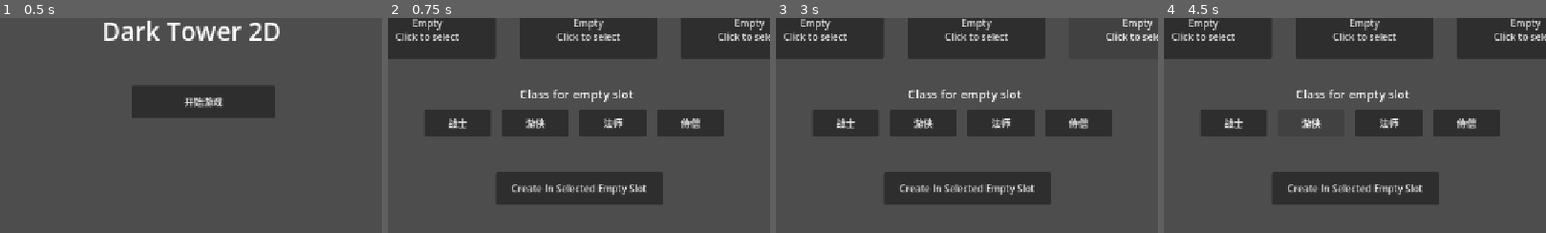
Above: before the commit, frames 1-4 (left to right).
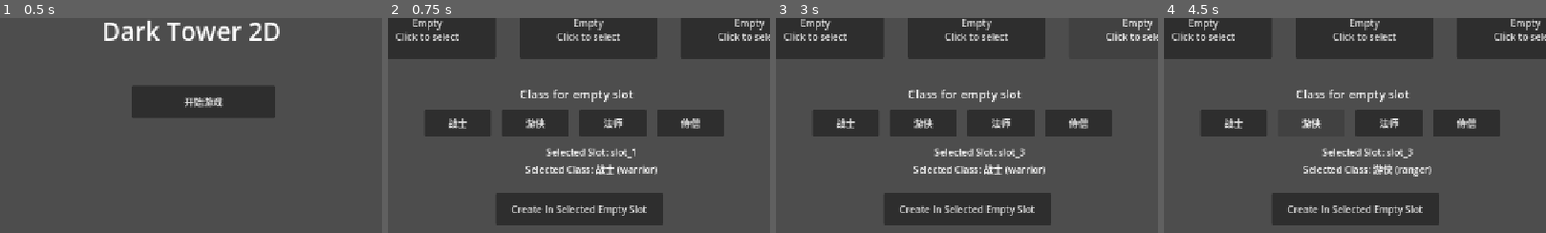
Above: after the commit, the same moments.

Repository: huhejie2009/dark-tower-2d-arpg
Game: Godot game, scene res://scenes/MainMenu.tscn
Two runs of this game, one before a commit and one after it. Both use one fixed random seed, a clock stepped at 60 frames per second and the inputs below.
Inputs:
- Up to frame 1 (0.5 s): no input
- Up to frame 2 (0.75 s): click "开始游戏" at 0.5 s
- Up to frame 3 (3 s): click "slot_1 Empty Click to select" at 1.25 s; click "slot_2 Empty Click to select" at 2 s; click "slot_3 Empty Click to select" at 2.75 s
- Up to frame 4 (4.5 s): click "战士" at 3.5 s; click "游侠" at 4.25 s
The pictures show only the part of the screen within x 23-73%, y 27-77%; the shares and areas given below are measured in that part.

Frame 1 is identical in both runs. In frame 2, 8.5% of the frame differs, in the area x 28-72%, y 60-97%; in frame 3, 8.6%; in frame 4, 8.6%.

Commit message:
Add character select feedback summaries

Diff:
--- a/scripts/app/CharacterSelect.gd
+++ b/scripts/app/CharacterSelect.gd
@@ -8,6 +8,8 @@
 var selected_class: String = "warrior"
 var selected_slot_id: String = "slot_1"
 var save_data: Dictionary = {}
+var selected_slot_summary: Label
+var selected_class_summary: Label
 
 func _ready() -> void:
 	save_data = SaveManagerScript.load_save()
@@ -49,13 +51,30 @@
 		button.pressed.connect(_select_class.bind(class_id))
 		add_child(button)
 
+	selected_slot_summary = Label.new()
+	selected_slot_summary.name = "SelectedSlotSummary"
+	selected_slot_summary.position = Vector2(430, 410)
+	selected_slot_summary.size = Vector2(420, 28)
+	selected_slot_summary.horizontal_alignment = HORIZONTAL_ALIGNMENT_CENTER
+	selected_slot_summary.add_theme_font_size_override("font_size", 16)
+	add_child(selected_slot_summary)
+
+	selected_class_summary = Label.new()
+	selected_class_summary.name = "SelectedClassSummary"
+	selected_class_summary.position = Vector2(430, 438)
+	selected_class_summary.size = Vector2(420, 28)
+	selected_class_summary.horizontal_alignment = HORIZONTAL_ALIGNMENT_CENTER
+	selected_class_summary.add_theme_font_size_override("font_size", 16)
+	add_child(selected_class_summary)
+
 	var create := Button.new()
 	create.name = "CreateCharacterButton"
 	create.text = "Create In Selected Empty Slot"
-	create.position = Vector2(480, 455)
+	create.position = Vector2(480, 490)
 	create.size = Vector2(280, 54)
 	create.pressed.connect(_create_character)
 	add_child(create)
+	_update_selection_summary()
 
 func _build_slot_text(slot: Dictionary) -> String:
 	var label := str(slot.get("slot_id", "slot"))
@@ -75,9 +94,18 @@
 	if bool(slot.get("exists", false)):
 		SaveManagerScript.set_active_slot(slot_id)
 		SceneRouterScript.go_to_town(get_tree())
+		return
+	_update_selection_summary()
 
 func _select_class(class_id: String) -> void:
 	selected_class = class_id
+	_update_selection_summary()
+
+func _update_selection_summary() -> void:
+	if is_instance_valid(selected_slot_summary):
+		selected_slot_summary.text = "Selected Slot: %s" % selected_slot_id
+	if is_instance_valid(selected_class_summary):
+		selected_class_summary.text = "Selected Class: %s (%s)" % [ClassRulesScript.get_class_name(selected_class), selected_class]
 
 func _create_character() -> void:
 	var slot: Dictionary = Dictionary(Dictionary(save_data.get("slots", {})).get(selected_slot_id, {}))
--- a/tests/regression/regression_save_slots_ui_contract.gd
+++ b/tests/regression/regression_save_slots_ui_contract.gd
@@ -26,6 +26,26 @@
 		for slot_id in SaveSchemaScript.SLOT_IDS:
 			_expect(scene.find_child("SlotButton%s" % slot_id.capitalize(), true, false) != null, "slot button should exist for %s" % slot_id)
 		_expect(scene.find_child("CreateCharacterButton", true, false) != null, "create character button should exist")
+		var selected_slot_label := scene.find_child("SelectedSlotSummary", true, false) as Label
+		var selected_class_label := scene.find_child("SelectedClassSummary", true, false) as Label
+		_expect(selected_slot_label != null, "character select should show selected slot summary")
+		_expect(selected_class_label != null, "character select should show selected class summary")
+		if selected_slot_label != null:
+			_expect(str(selected_slot_label.text).contains("slot_1"), "selected slot summary should show initial slot")
+		if selected_class_label != null:
+			_expect(str(selected_class_label.text).contains("warrior"), "selected class summary should show initial class")
+		var slot_3 := scene.find_child("SlotButtonSlot_3", true, false) as Button
+		if slot_3 != null:
+			slot_3.pressed.emit()
+			await process_frame
+			if selected_slot_label != null:
+				_expect(str(selected_slot_label.text).contains("slot_3"), "selected slot summary should update after empty slot click")
+		var mage := scene.find_child("ClassButtonMage", true, false) as Button
+		if mage != null:
+			mage.pressed.emit()
+			await process_frame
+			if selected_class_label != null:
+				_expect(str(selected_class_label.text).contains("mage"), "selected class summary should update after class click")
 		scene.queue_free()
 		await process_frame
 	_finish()
Not shown, added: docs/progress/2026-06-09-character-select-feedback-progress.md
